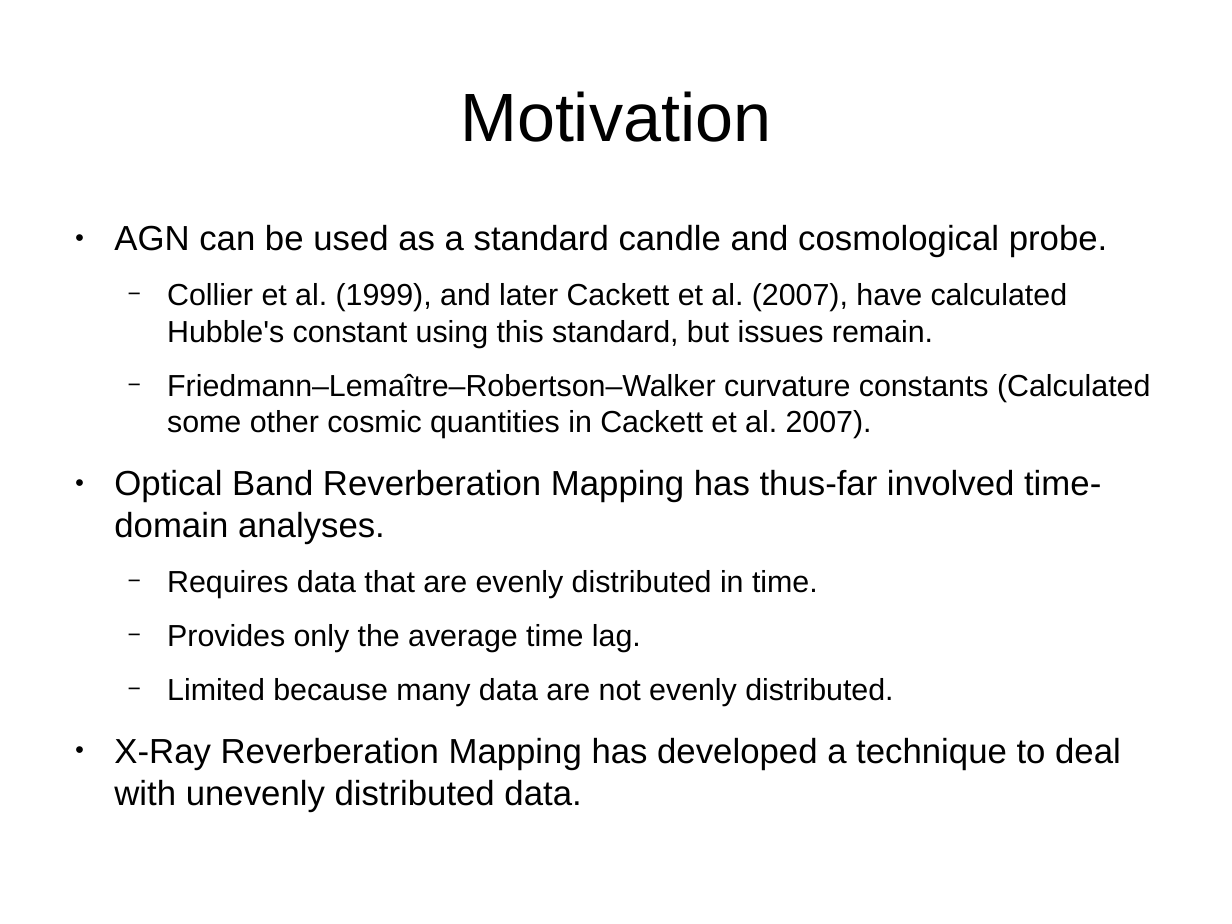
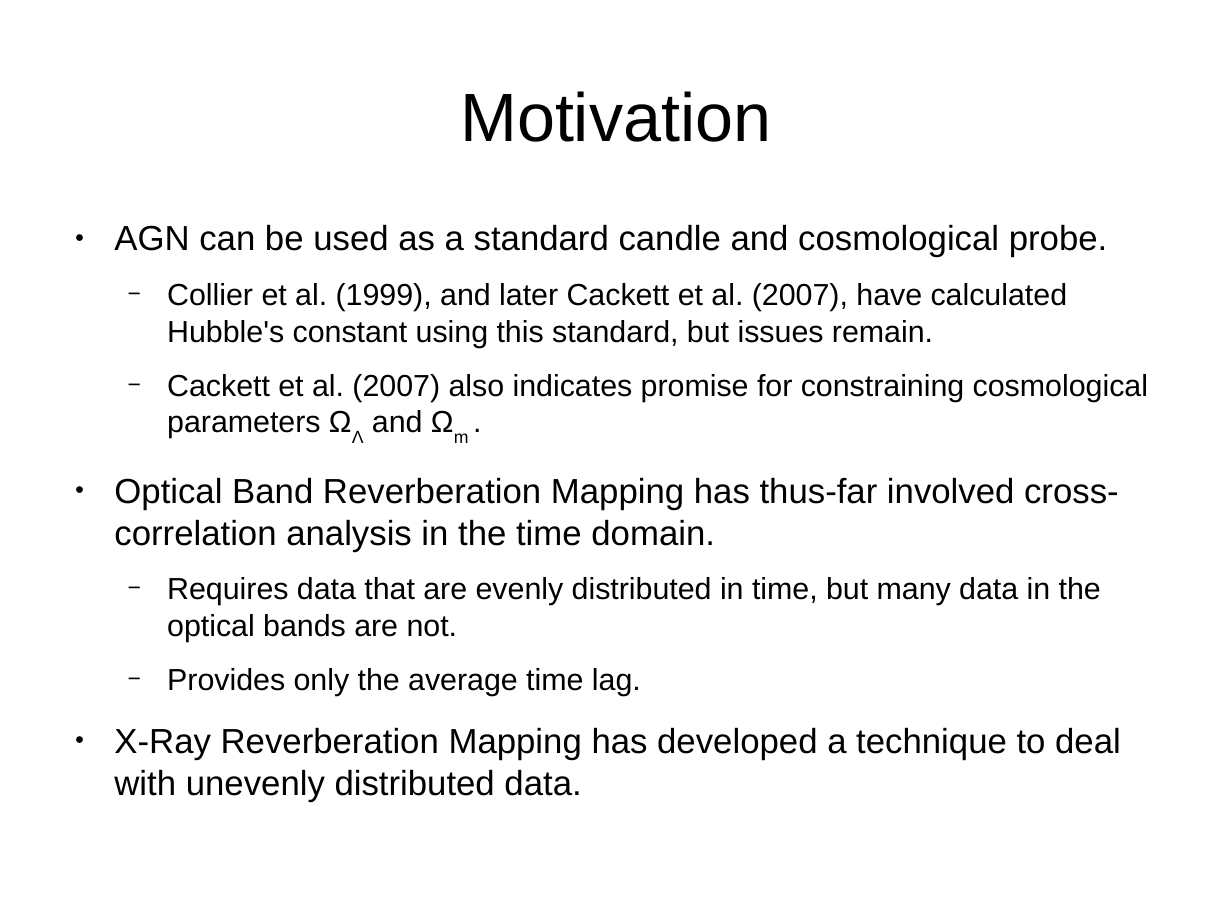
Before and after one commit to othocaes/fourier-agn, a slide deck: slide 5 of pres/intro.odp. Drawn at 1232x924 pixels with LibreOffice and Linux fonts; fonts in the diff are those of the drawing. Boxes give left, top, right and bottom in pixels: in the first picture for what was removed or moved away, otherwise in the second. Text is boxed around its words. In the diff, an @@ line names an element or a change of style, - is before the commit and + after.

```diff
--- a/pres/intro.odp
+++ b/pres/intro.odp
@@ text at (114,374,1148,642): text changed @@
-  − Friedmann–Lemaître–Robertson–Walker curvature constants (Calculated some other cosmic quantities in Cackett et al. 2007).
-● Optical Band Reverberation Mapping has thus-far involved time-domain analyses.
-  − Requires data that are evenly distributed in time.
+  − Cackett et al. (2007) also indicates promise for constraining cosmological parameters ΩΛ and Ωm .
+● Optical Band Reverberation Mapping has thus-far involved cross-correlation analysis in the time domain.
+  − Requires data that are evenly distributed in time, but many data in the optical bands are not.
@@ text at (167,678,893,706): paragraph removed @@
-  − Limited because many data are not evenly distributed.
```
Also in this commit, not shown: 1 other slide changed, 3 slides added, 1 slide removed.
